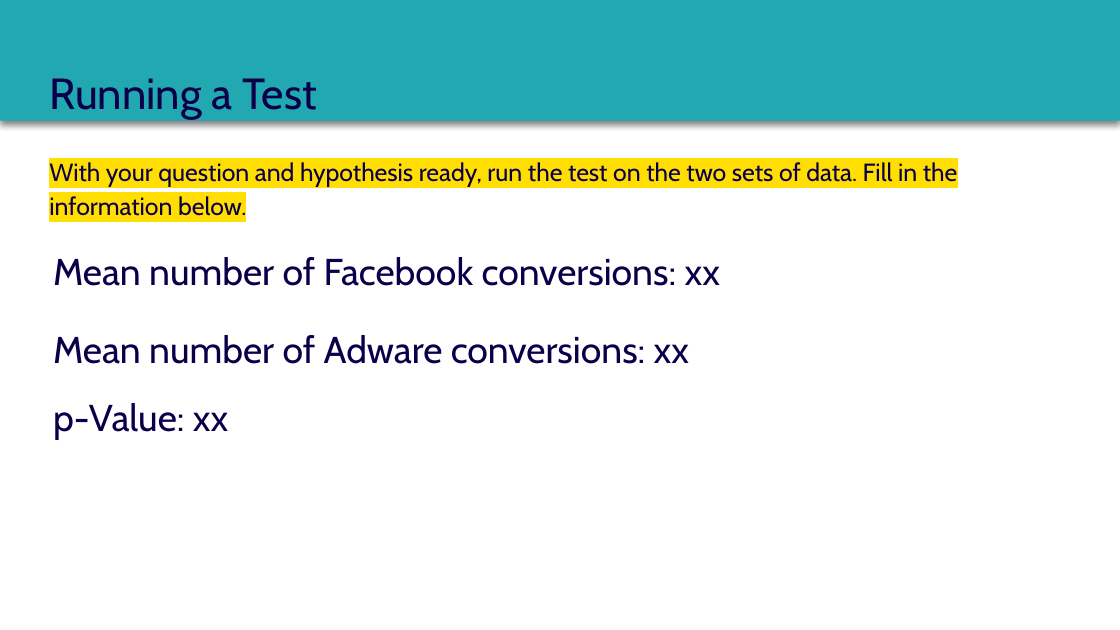
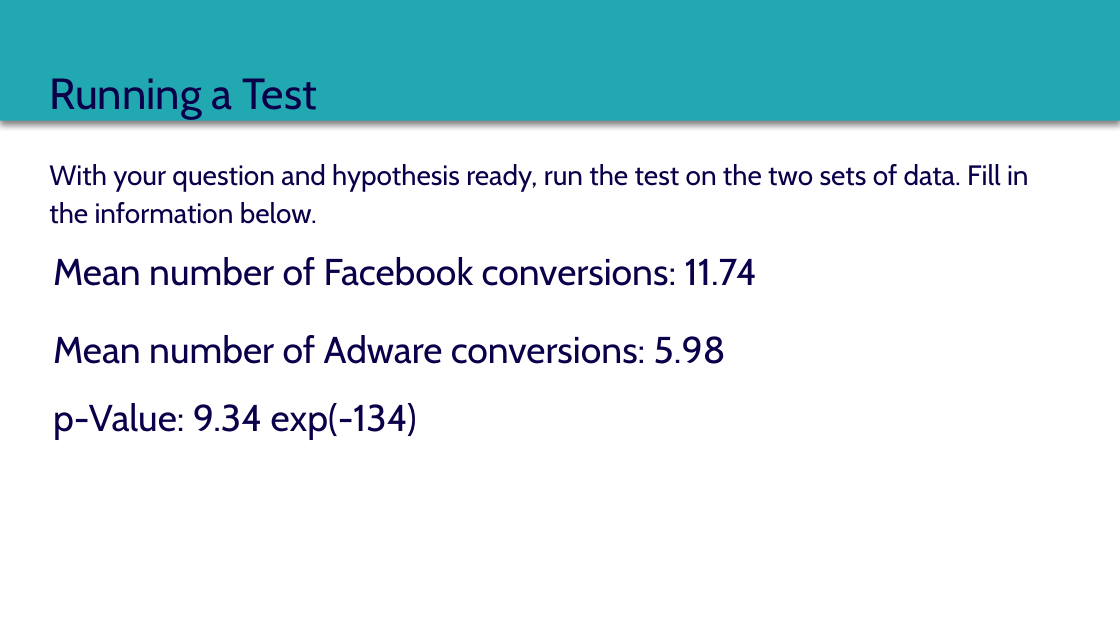
Before and after one commit to dennislamcv1/MetaMarketingAnalytics, a slide deck: slide 14 of Statistics for Marketing/Course 3 Capstone Deck.pptx (slide 15 before the commit). Drawn at 1120x630 pixels with LibreOffice and Linux fonts; fonts in the diff are those of the drawing. Boxes give left, top, right and bottom in pixels: in the first picture for what was removed or moved away, otherwise in the second. Text is boxed around its words. In the diff, an @@ line names an element or a change of style, - is before the commit and + after.

```diff
--- a/Statistics for Marketing/Course 3 Capstone Deck.pptx
+++ b/Statistics for Marketing/Course 3 Capstone Deck.pptx
@@ text "With your question and hypothesis ..." at [49,164,1029,224]: size 16 to 18 pt, highlight #FFDE00 to none @@
@@ text at [53,257,757,286]: text changed @@
-Mean number of Facebook conversions: xx
+Mean number of Facebook conversions: 11.74
@@ text at [53,335,726,364]: text changed @@
-Mean number of Adware conversions: xx
+Mean number of Adware conversions: 5.98
@@ text at [53,403,417,439]: text changed @@
-p-Value: xx
+p-Value: 9.34 exp(-134)
```
Also in this commit, not shown: 14 other slides changed, 1 slide removed, 7 other files.
